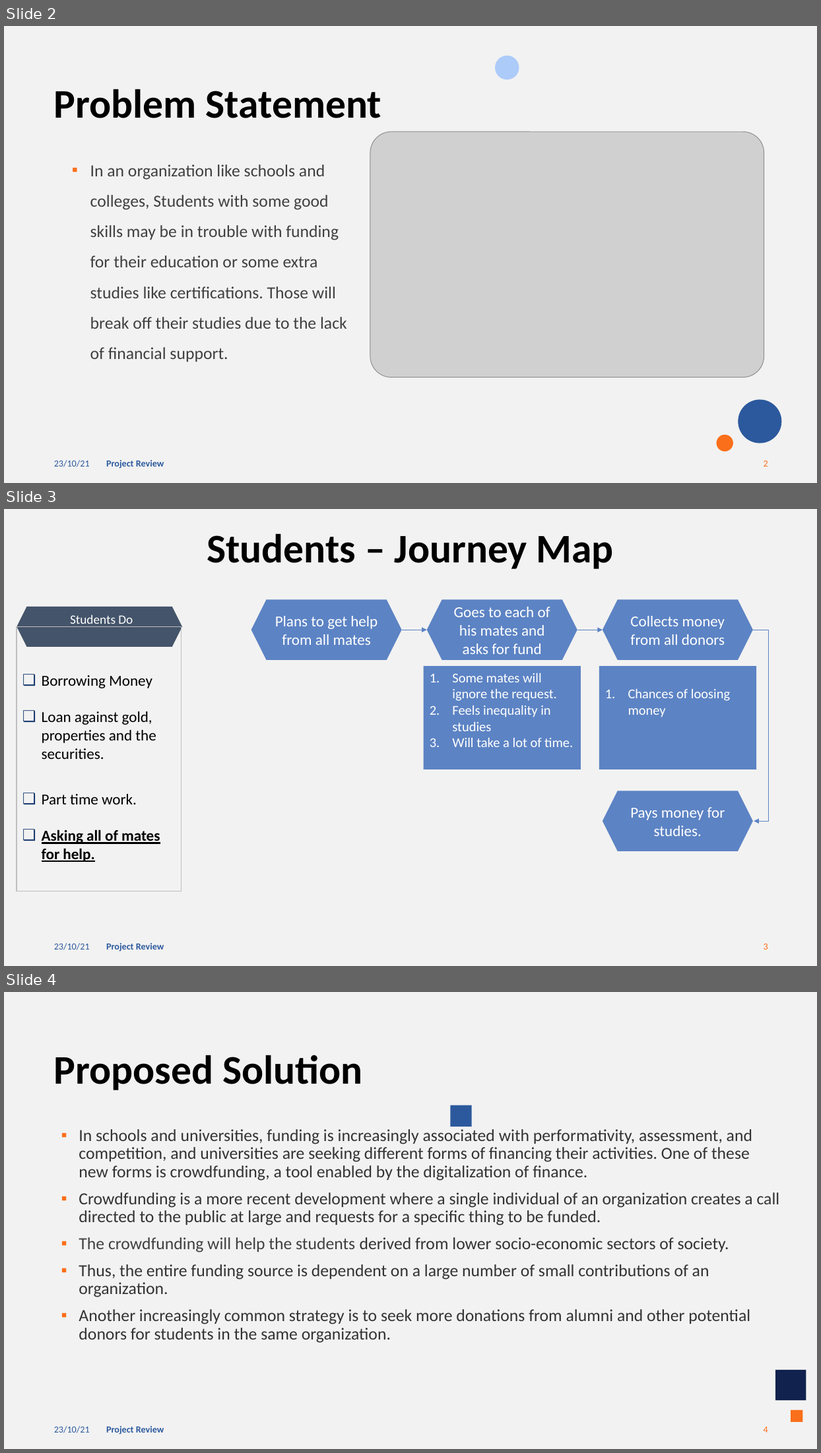
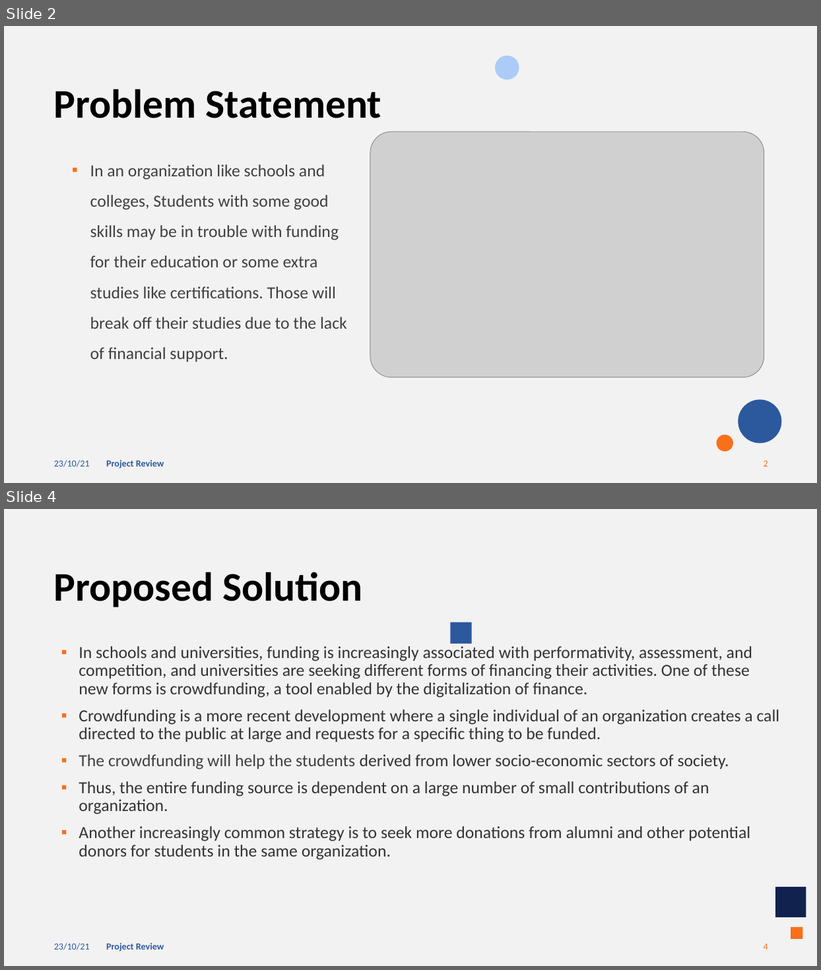
Before and after one commit to karthifairhawn/Fundsho-Crowdfunding-Frontend, a slide deck: Other/Project Review - Product Design and Dev.pptx. Shown one above the other, each under a label of ours: slides 2, 3 and 4 before the commit, slides 2 and 4 after it; the slides between them are not shown. The pictures are 821x1453 and 821x970 pixels, drawn with LibreOffice and Linux fonts; fonts in the diff are those of the drawing; grey boxes stand for pictures. Boxes give left, top, right and bottom in pixels: in the first picture for what was removed or moved away, otherwise in the second. Text is boxed around its words. In the diff, an @@ line names an element or a change of style, - is before the commit and + after.

```diff
--- a/Other/Project Review - Product Design and Dev.pptx
+++ b/Other/Project Review - Product Design and Dev.pptx
@@ slide 3 removed at box(4, 509, 817, 966), background #F2F2F2; not listed: 3 template elements that a slide beside it also shows @@
@@ title removed at box(207, 533, 614, 569) @@
-Students – Journey Map
@@ hexagon removed at box(17, 607, 182, 647) @@
@@ hexagon removed at box(252, 600, 403, 660) @@
-Plans to get help from all mates
@@ hexagon removed at box(427, 600, 578, 660) @@
-Goes to each of his mates and asks for fund
@@ hexagon removed at box(603, 600, 754, 660) @@
-Collects money from all donors
@@ rectangle removed at box(17, 626, 182, 891) @@
@@ text removed at box(70, 615, 133, 627) @@
-Students Do
@@ arrow removed from (402, 630) to (427, 630) @@
@@ arrow removed from (578, 630) to (603, 630) @@
@@ elbow arrow removed from (753, 630) to (754, 821) @@
@@ rectangle removed at box(424, 666, 581, 770) @@
-1. Some mates will ignore the request.
-2. Feels inequality in studies
-3. Will take a lot of time.
@@ rectangle removed at box(599, 666, 757, 770) @@
-1. Chances of loosing money
@@ text removed at box(42, 675, 160, 862) @@
-❑ Borrowing Money
-❑ Loan against gold, properties and the securities.
-❑ Part time work.
-❑ Asking all of mates for help.
@@ hexagon removed at box(603, 791, 754, 851) @@
-Pays money for studies.
```
Also in this commit, not shown: 1 slide changed, 1 slide added, 8 other files.
